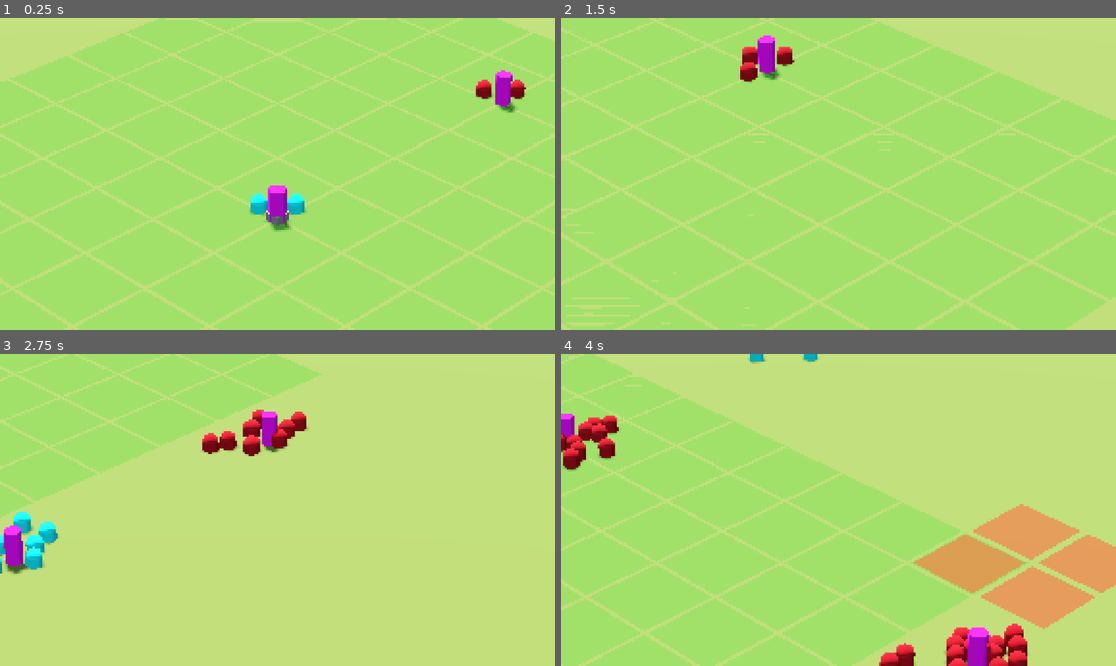
Above: before the commit, frames 1-4 (two rows, left to right).
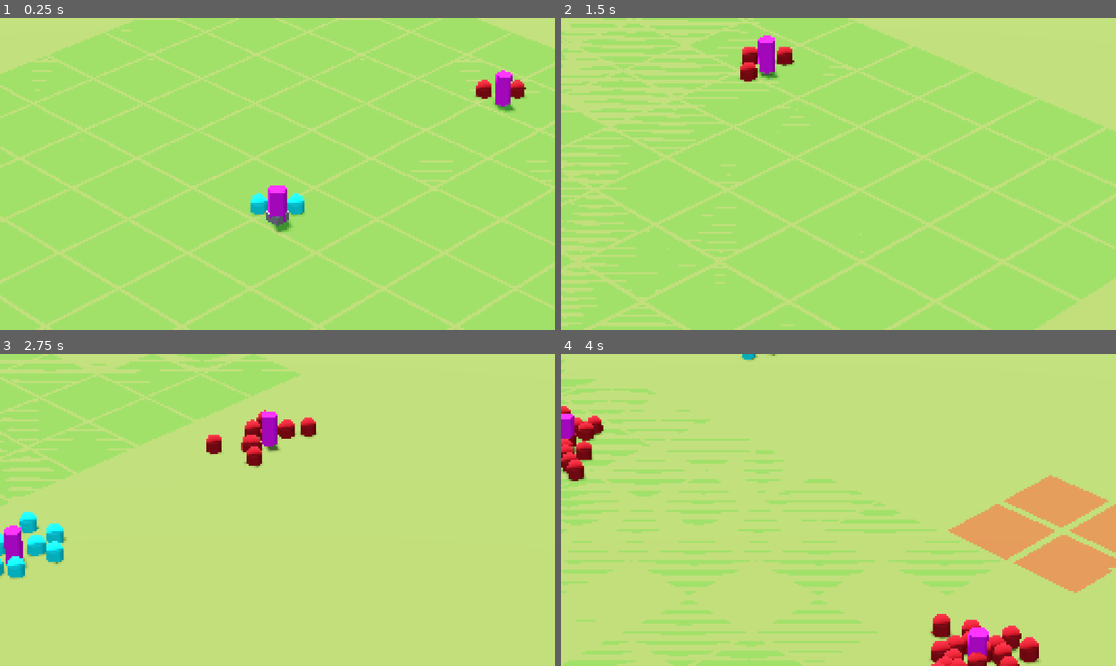
Above: after the commit, the same moments.

Repository: jalejr/Incrememental
Game: Godot game, scene res://scenes/game/game.tscn
Two runs of this game, one before a commit and one after it. Both use one fixed random seed, a clock stepped at 60 frames per second and the inputs below. The engine's default icon, where the game draws it, is replaced by a stand-in: a white triangle on a blue panel in a dark square.
Inputs (mouse positions are in pixels of both pictures, inside the frame that each line leads up to):
- Up to frame 1 (0.25 s): no input
- Up to frame 2 (1.5 s): tap Enter (enter) at 0.5 s; move the mouse to (960, 158) at 0.52 s; hold Right (right) 0.53-1.28 s; hold Mouse wheel up (camera_zoom_in) 0.53-1.28 s; move the mouse to (727, 189) at 1.27 s; hold S (backward) from 1.28 s (still down); tap Mouse wheel down (camera_zoom_out) at 1.35 s
- Up to frame 3 (2.75 s): move the mouse to (333, 441) at 2.02 s; release S (backward) at 2.03 s; hold Right (right) from 2.03 s (still down); tap Enter (enter) at 2.1 s
- Up to frame 4 (4 s): move the mouse to (810, 572) at 2.77 s; release Right (right) at 2.78 s; hold W (forward) 2.78-3.53 s; click (810, 572) at 2.85 s; move the mouse to (1005, 556) at 3.52 s; hold A (left) from 3.53 s (still down); tap F (test) at 3.6 s

The runs differ from the first frame. In frame 1, 17% of the frame differs, in the area x 0-100%, y 0-100%; in frame 2, 22%; in frame 3, 7.7%; in frame 4, 47%.
Error in both runs: Cannot call method 'storage_buffer_create' on a null value. (res://scripts/compositor/edge_detection_compositor.gd:20)

Commit message:
Made some changes and everything needs to be in positive side of grid

Diff:
--- a/scenes/game/game.tscn
+++ b/scenes/game/game.tscn
@@ -46,10 +46,10 @@
 albedo_color = Color(0.41568628, 0.49019608, 0.2, 1)
 
 [sub_resource type="PlaneMesh" id="PlaneMesh_h2yge"]
-size = Vector2(256, 256)
+size = Vector2(512, 512)
 
 [sub_resource type="NavigationMesh" id="NavigationMesh_kek77"]
-vertices = PackedVector3Array(-127.5, 0.39999998, -127.5, -127.5, 0.39999998, 127.5, 127.5, 0.39999998, 127.5, 127.5, 0.39999998, -127.5)
+vertices = PackedVector3Array(-255.5, 0.39999998, -255.5, -255.5, 0.39999998, 255.5, 255.5, 0.39999998, 255.5, 255.5, 0.39999998, -255.5)
 polygons = [PackedInt32Array(3, 2, 0), PackedInt32Array(0, 2, 1)]
 agent_height = 2.0
 
@@ -89,6 +89,7 @@
 directional_shadow_max_distance = 250.0
 
 [node name="RtsCamera" parent="Node3D/SubViewportContainer/SubViewport" instance=ExtResource("3_ftsea")]
+transform = Transform3D(1, 0, 0, 0, 1, 0, 0, 0, 1, 256, 0, 256)
 
 [node name="BuildingGridManager" parent="Node3D/SubViewportContainer/SubViewport" instance=ExtResource("4_otnwt")]
 
@@ -102,6 +103,7 @@
 placement_grid = NodePath("../BuildingGridManager")
 
 [node name="Level" type="Node3D" parent="Node3D/SubViewportContainer/SubViewport"]
+transform = Transform3D(1, 0, 0, 0, 1, 0, 0, 0, 1, 256, 0, 256)
 script = ExtResource("8_10c2w")
 
 [node name="MeshInstance3D" type="MeshInstance3D" parent="Node3D/SubViewportContainer/SubViewport/Level"]
@@ -116,7 +118,7 @@
 [node name="CSGBox3D" type="CSGBox3D" parent="Node3D/SubViewportContainer/SubViewport/Level/NavigationRegion3D"]
 transform = Transform3D(1, 0, 0, 0, 1, 0, 0, 0, 1, 0, -0.6, 0)
 use_collision = true
-size = Vector3(256, 1, 256)
+size = Vector3(512, 1, 512)
 
 [node name="SpatialGridManager" parent="Node3D/SubViewportContainer/SubViewport/Level" instance=ExtResource("9_pg2xm")]
 
--- a/scripts/controllers/placement/building_placement_controller.gd
+++ b/scripts/controllers/placement/building_placement_controller.gd
@@ -82,8 +82,8 @@
 	)
 
 	var building = _selected_catalog_entry.scene.instantiate()
+	building.global_position = world_pos
 	get_parent().add_child(building)
-	building.global_position = world_pos
 
 	var building_data = placement_grid.place_building(
 		building,
--- a/scripts/entities/buildings/building.gd
+++ b/scripts/entities/buildings/building.gd
@@ -48,6 +48,7 @@
 func _ready() -> void:
 	_initialize()
 	_placed()
+
 
 ## public methods
 func set_data(data: BuildingData):
--- a/scripts/grids/placement/placement_grid.gd
+++ b/scripts/grids/placement/placement_grid.gd
@@ -16,7 +16,7 @@
 	print("BuildingGridManager initalized - Cell size: ", grid_cell_size)
 	# TODO Have the unlock happen through some other way like the level starting event
 	EventBus.building_removed.connect(_on_building_removed)
-	unlock_starting_area(Vector3(0,0,0), 5)
+	unlock_starting_area(Vector3(256,0,256), 5)
 
 ## public methods
 func unlock_starting_area(starting_position: Vector3, radius: int = 2):
--- a/scripts/grids/spatial/spatial_grid.gd
+++ b/scripts/grids/spatial/spatial_grid.gd
@@ -230,8 +230,9 @@
 
 ## private methods
 func _initialize_grids() -> void:
-	_grid_size.x = int(ceil(grid_world_size.x * 2.0 / grid_cell_size))
-	_grid_size.y = int(ceil(grid_world_size.y * 2.0 / grid_cell_size))
+	# Grid covers world space from (0, 0) to (grid_world_size.x, grid_world_size.y)
+	_grid_size.x = int(ceil(grid_world_size.x / grid_cell_size))
+	_grid_size.y = int(ceil(grid_world_size.y / grid_cell_size))
 
 	_unit_grid.resize(_grid_size.x)
 	_building_grid.resize(_grid_size.x)
